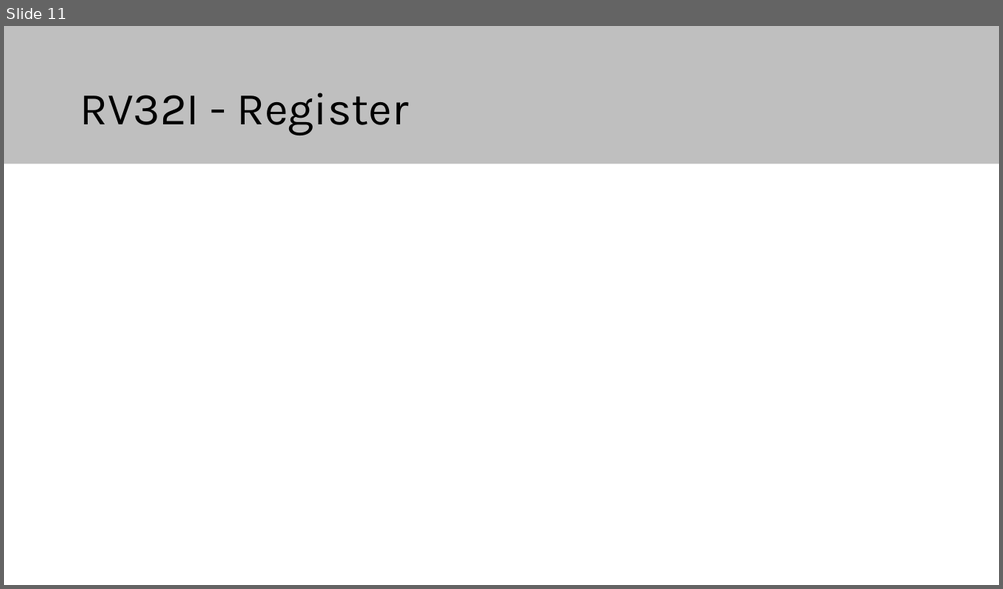
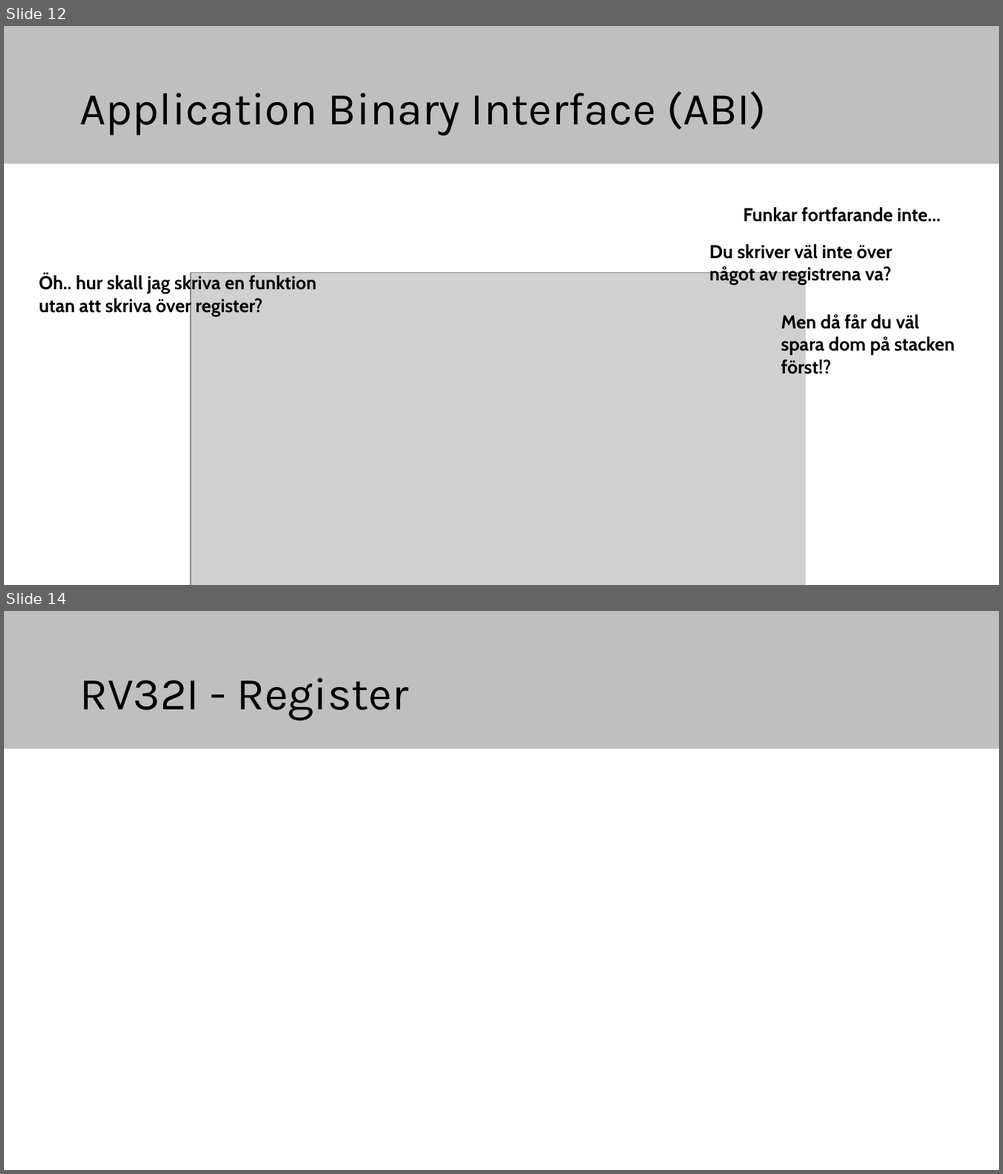
Before and after one commit to elias-at-chalmers/mop-lecture_notes-mirror, a slide deck: slides/lecture02-assembly1.pptx. Shown one above the other, each under a label of ours: slide 11 before the commit, slides 12 and 14 after it; the slides between them are not shown. The pictures are 1003x589 and 1003x1174 pixels, drawn with LibreOffice and Linux fonts; fonts in the diff are those of the drawing; grey boxes stand for pictures. Boxes give left, top, right and bottom in pixels: in the first picture for what was removed or moved away, otherwise in the second. Text is boxed around its words. In the diff, an @@ line names an element or a change of style, - is before the commit and + after.

```diff
--- a/slides/lecture02-assembly1.pptx
+++ b/slides/lecture02-assembly1.pptx
@@ slide 12 added at <box>4,26,999,585</box>, background #FFFFFF; not listed: 1 template element that a slide beside it also shows @@
@@ title added at <box>79,91,766,136</box>, 44 pt, text #000000 @@
+Application Binary Interface (ABI)
@@ text added at <box>743,207,940,222</box>, 18 pt, text #000000, bold @@
+Funkar fortfarande inte...
@@ text added at <box>709,244,892,285</box>, 18 pt, text #000000, bold @@
+Du skriver väl inte över
+något av registrena va?
@@ rectangle added at <box>805,257,868,585</box>, fill #FFFFFF @@
@@ text added at <box>39,275,316,317</box>, 18 pt, text #000000, bold @@
+Öh.. hur skall jag skriva en funktion
+utan att skriva över register?
@@ picture added at <box>190,273,812,585</box> @@
@@ text added at <box>781,313,955,378</box>, 18 pt, text #000000, bold @@
+Men då får du väl
+spara dom på stacken
+först!?
@@ what was slide 11 is now slide 14 @@
```
Also in this commit, not shown: 1 slide changed, 2 other slides added.
